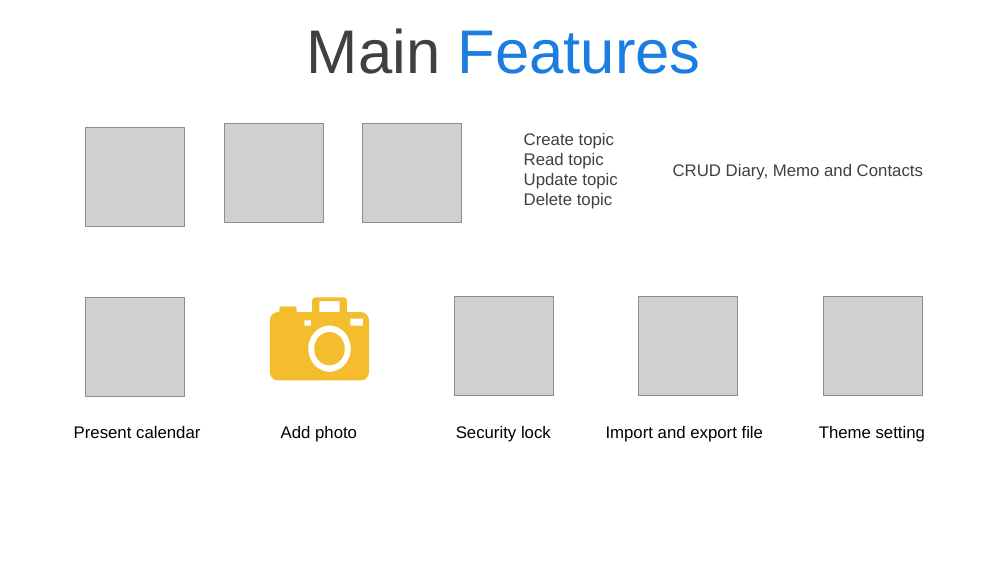
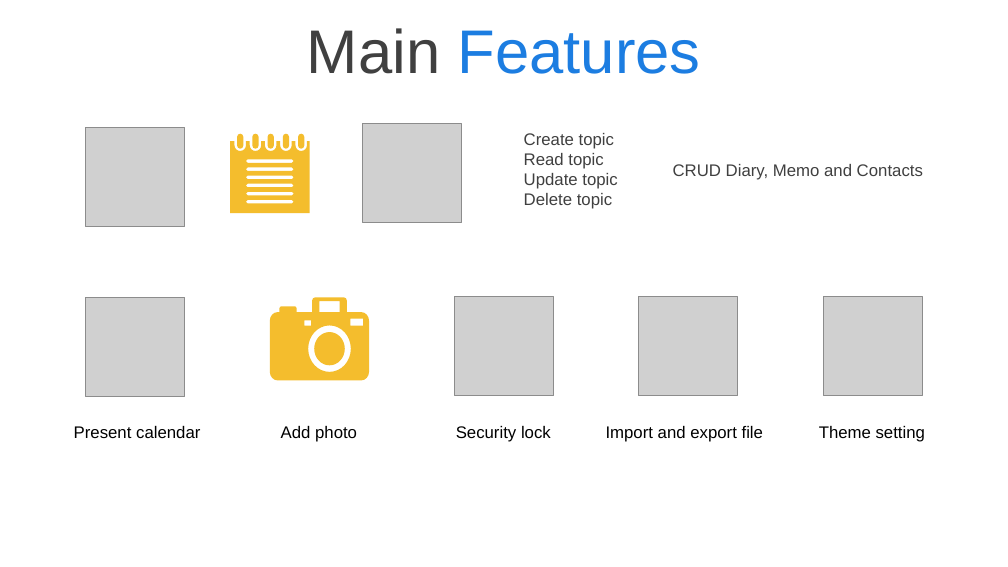
Before and after one commit to andyy0123/STV_finalProject, a slide deck: slide 3 of midterm.pptx. Drawn at 1008x567 pixels with LibreOffice and Linux fonts; fonts in the diff are those of the drawing; grey boxes stand for pictures; background and template pictures are left out. Boxes give left, top, right and bottom in pixels: in the first picture for what was removed or moved away, otherwise in the second. Text is boxed around its words. In the diff, an @@ line names an element or a change of style, - is before the commit and + after.

```diff
--- a/midterm.pptx
+++ b/midterm.pptx
@@ picture removed at <box>224,124,323,223</box> @@
@@ freeform shape added at <box>230,134,309,214</box>, fill #F4BD2D @@
```
Also in this commit, not shown: 1 other slide changed.
